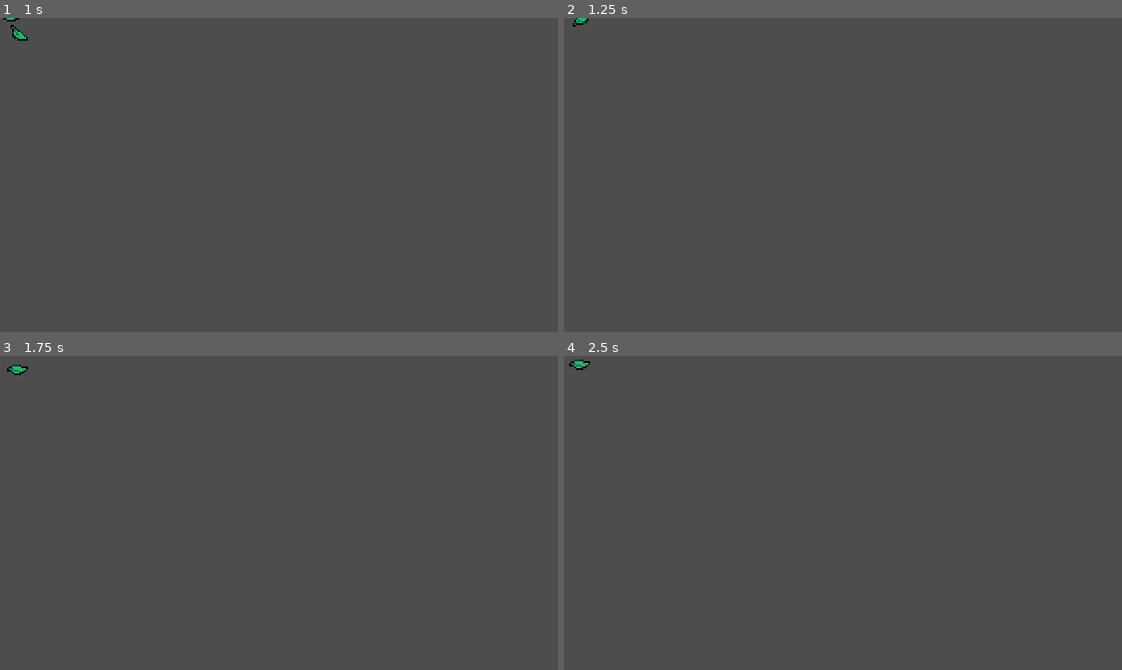
Above: before the commit, frames 1-4 (two rows, left to right).
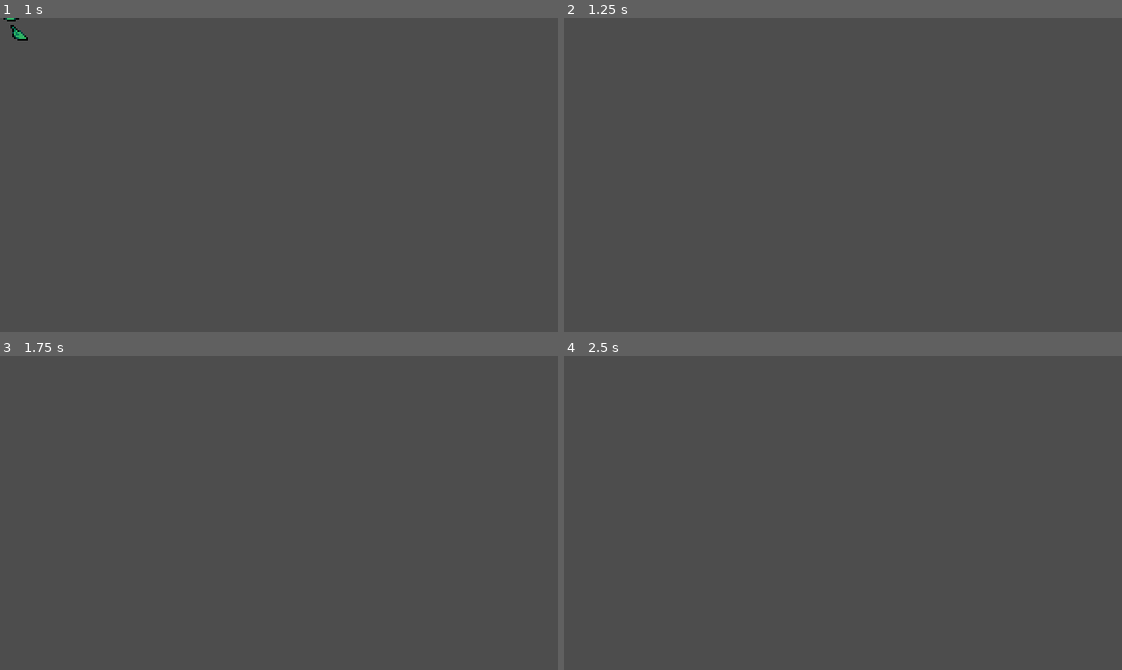
Above: after the commit, the same moments.

Repository: thaian229/Godot-Brave-Fox
Game: Godot game, scene res://scenes/effects/grass_wither_vfx.tscn
The game is run twice, just before and just after one commit, with the same random seed, the same clock (stepped at 60 frames per second) and the same inputs. This scene is started directly instead of the project's main scene.
Inputs:
- Up to frame 1 (1 s): hold Right (ui_right) from 0.53 s (still down); tap Z (attack) at 0.6 s
- Up to frame 2 (1.25 s): keep holding Right (ui_right)
- Up to frame 3 (1.75 s): release Right (ui_right) at 1.28 s; hold Down (ui_down) from 1.28 s (still down); tap X (roll) at 1.35 s
- Up to frame 4 (2.5 s): tap Enter at 2 s; release Down (ui_down) at 2.03 s; hold Right (ui_right) from 2.03 s (still down); tap Z (attack) at 2.1 s

Frame 1 is identical in both runs. In frame 2, less than 0.1% of the frame differs, in the area x 1-5%, y 0-3%; in frame 3, less than 0.1%, in the area x 1-5%, y 2-7%; in frame 4, less than 0.1%.

Commit message:
Fix infinite animation

Diff:
--- a/scenes/effects/grass_wither_vfx.tscn
+++ b/scenes/effects/grass_wither_vfx.tscn
@@ -25,13 +25,28 @@
 
 [sub_resource type="SpriteFrames" id="SpriteFrames_4ad0x"]
 animations = [{
-"frames": [SubResource("AtlasTexture_0itsm"), SubResource("AtlasTexture_ytap2"), SubResource("AtlasTexture_h5va1"), SubResource("AtlasTexture_tli7c"), SubResource("AtlasTexture_h6jsv")],
-"loop": true,
+"frames": [{
+"duration": 1.0,
+"texture": SubResource("AtlasTexture_0itsm")
+}, {
+"duration": 1.0,
+"texture": SubResource("AtlasTexture_ytap2")
+}, {
+"duration": 1.0,
+"texture": SubResource("AtlasTexture_h5va1")
+}, {
+"duration": 1.0,
+"texture": SubResource("AtlasTexture_tli7c")
+}, {
+"duration": 1.0,
+"texture": SubResource("AtlasTexture_h6jsv")
+}],
+"loop": false,
 "name": &"default",
 "speed": 5.0
 }]
 
 [node name="GrassWitherVfx" type="AnimatedSprite2D"]
 texture_filter = 1
-frames = SubResource("SpriteFrames_4ad0x")
+sprite_frames = SubResource("SpriteFrames_4ad0x")
 script = ExtResource("1_xqjvd")
--- a/scenes/effects/hit_vfx.tscn
+++ b/scenes/effects/hit_vfx.tscn
@@ -13,12 +13,18 @@
 
 [sub_resource type="SpriteFrames" id="SpriteFrames_oqqaj"]
 animations = [{
-"frames": [SubResource("AtlasTexture_2xc1k"), SubResource("AtlasTexture_5hr0i")],
-"loop": true,
+"frames": [{
+"duration": 1.0,
+"texture": SubResource("AtlasTexture_2xc1k")
+}, {
+"duration": 1.0,
+"texture": SubResource("AtlasTexture_5hr0i")
+}],
+"loop": false,
 "name": &"default",
 "speed": 10.0
 }]
 
 [node name="HitVfx" type="AnimatedSprite2D"]
-frames = SubResource("SpriteFrames_oqqaj")
+sprite_frames = SubResource("SpriteFrames_oqqaj")
 script = ExtResource("2_k3im6")
--- a/scenes/effects/player_death_vfx.tscn
+++ b/scenes/effects/player_death_vfx.tscn
@@ -45,12 +45,42 @@
 
 [sub_resource type="SpriteFrames" id="SpriteFrames_dindh"]
 animations = [{
-"frames": [SubResource("AtlasTexture_akg6d"), SubResource("AtlasTexture_5mglb"), SubResource("AtlasTexture_ylagu"), SubResource("AtlasTexture_j5ujl"), SubResource("AtlasTexture_bn3be"), SubResource("AtlasTexture_75v8g"), SubResource("AtlasTexture_vr6dp"), SubResource("AtlasTexture_g37j1"), SubResource("AtlasTexture_nsqly"), SubResource("AtlasTexture_l75w6")],
-"loop": true,
+"frames": [{
+"duration": 1.0,
+"texture": SubResource("AtlasTexture_akg6d")
+}, {
+"duration": 1.0,
+"texture": SubResource("AtlasTexture_5mglb")
+}, {
+"duration": 1.0,
+"texture": SubResource("AtlasTexture_ylagu")
+}, {
+"duration": 1.0,
+"texture": SubResource("AtlasTexture_j5ujl")
+}, {
+"duration": 1.0,
+"texture": SubResource("AtlasTexture_bn3be")
+}, {
+"duration": 1.0,
+"texture": SubResource("AtlasTexture_75v8g")
+}, {
+"duration": 1.0,
+"texture": SubResource("AtlasTexture_vr6dp")
+}, {
+"duration": 1.0,
+"texture": SubResource("AtlasTexture_g37j1")
+}, {
+"duration": 1.0,
+"texture": SubResource("AtlasTexture_nsqly")
+}, {
+"duration": 1.0,
+"texture": SubResource("AtlasTexture_l75w6")
+}],
+"loop": false,
 "name": &"default",
 "speed": 5.0
 }]
 
 [node name="PlayerDeathVfx" type="AnimatedSprite2D"]
-frames = SubResource("SpriteFrames_dindh")
+sprite_frames = SubResource("SpriteFrames_dindh")
 script = ExtResource("1_4ch76")
